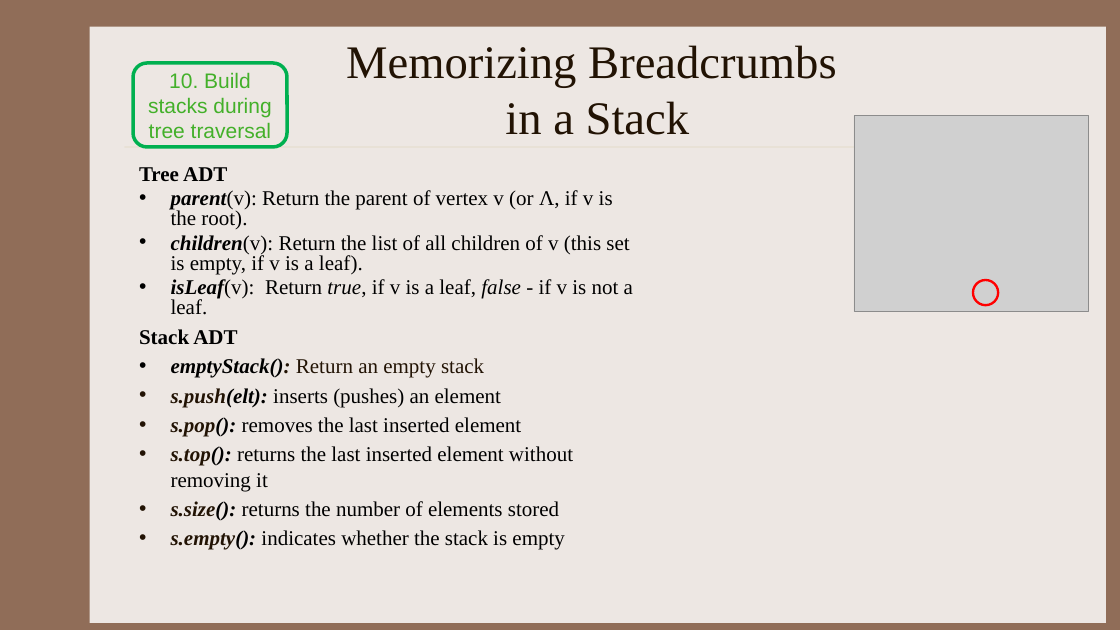
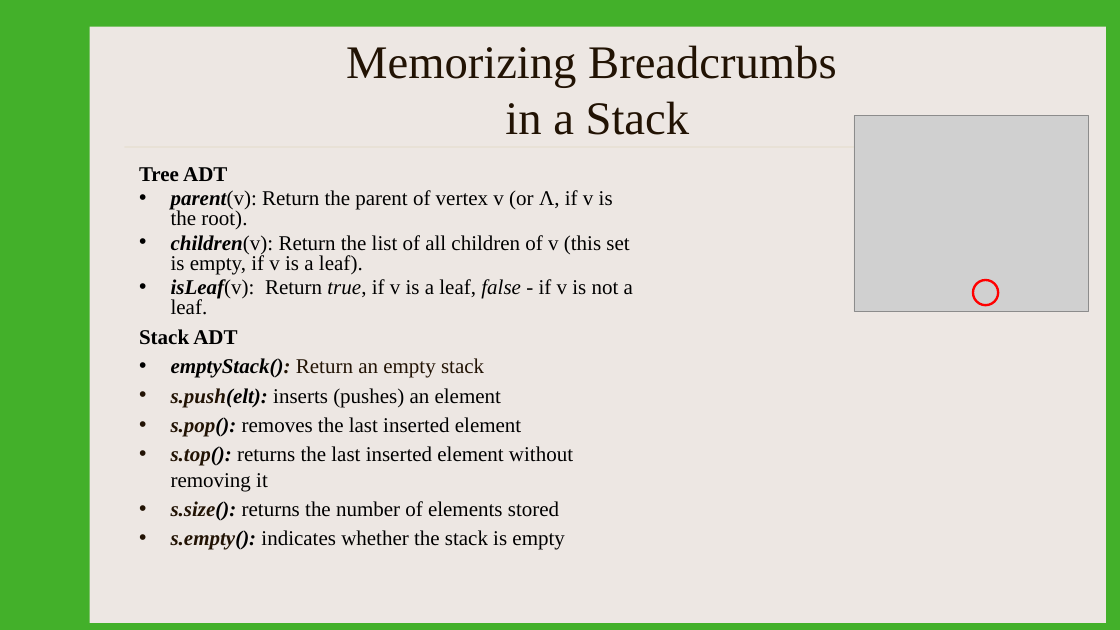
Before and after one commit to kapsitis/rbs-datastructures, a slide deck: slide 54 of slides/DS_Week04_02_StacksAndQueues.pptx (slide 63 before the commit). Drawn at 1120x630 pixels with LibreOffice and Linux fonts; fonts in the diff are those of the drawing; grey boxes stand for pictures. Boxes give left, top, right and bottom in pixels: in the first picture for what was removed or moved away, otherwise in the second. Text is boxed around its words. In the diff, an @@ line names an element or a change of style, - is before the commit and + after.

```diff
--- a/slides/DS_Week04_02_StacksAndQueues.pptx
+++ b/slides/DS_Week04_02_StacksAndQueues.pptx
@@ background #906D58 to #43B02A @@
@@ rounded rectangle removed at (133,63,287,147) @@
-10. Build stacks during tree traversal
```
Also in this commit, not shown: 3 other slides changed, 1 slide added, 10 slides removed, 17 other files.
